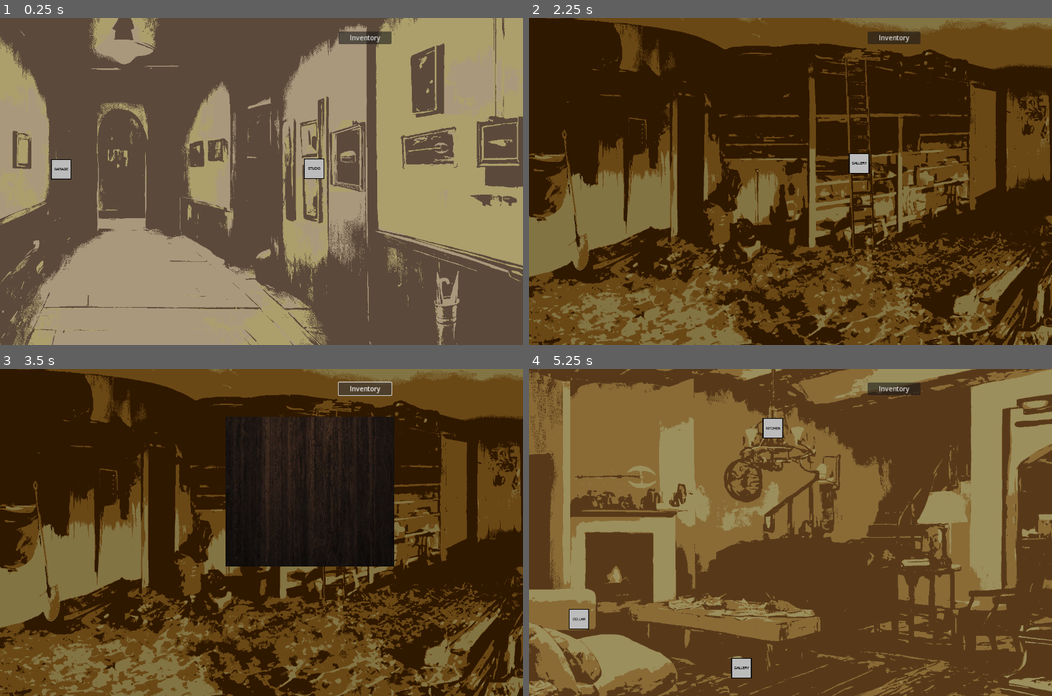
Above: before the commit, frames 1-4 (two rows, left to right).
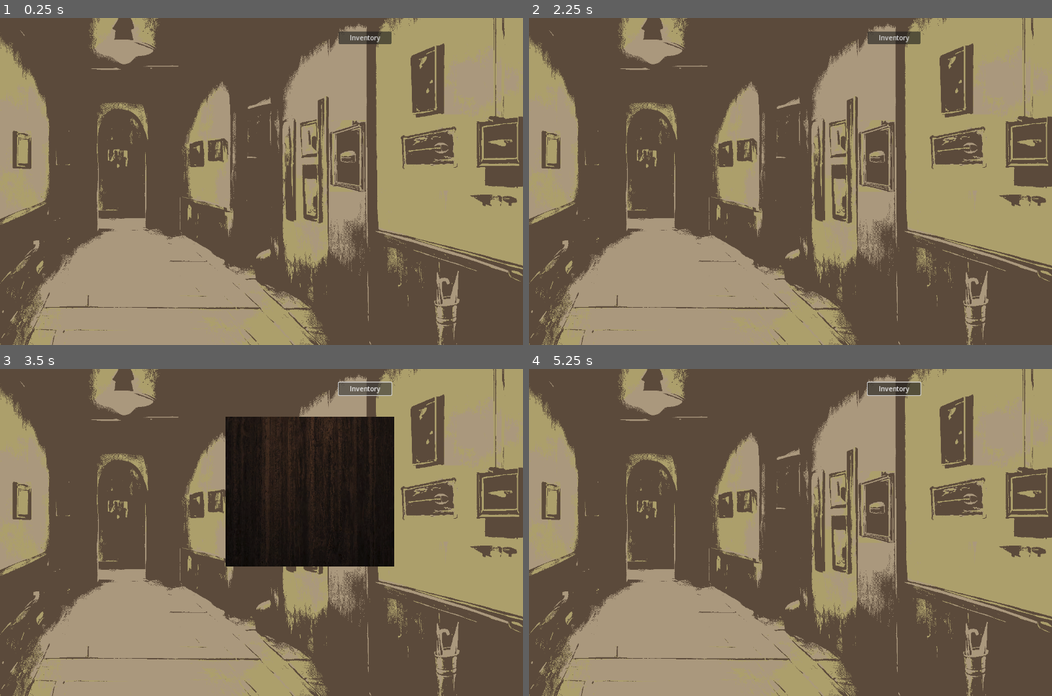
Above: after the commit, the same moments.

Repository: kielhenkelman/secrets-game
Game: Godot game, scene res://main.tscn
The game is run twice, just before and just after one commit, with the same random seed, the same clock (stepped at 60 frames per second) and the same inputs.
Inputs (mouse positions are in pixels of both pictures, inside the frame that each line leads up to):
- Up to frame 1 (0.25 s): no input
- Up to frame 2 (2.25 s): click (842, 168) at 0.52 s; click (743, 318) at 1.27 s; click (591, 168) at 2.02 s
- Up to frame 3 (3.5 s): click "Inventory" at 2.75 s
- Up to frame 4 (5.25 s): click "Inventory" at 3.5 s; click (858, 512) at 4.27 s; click (842, 519) at 5.02 s

The runs differ from the first frame. In frame 1, 0.5% of the frame differs, in the area x 9-62%, y 43-50%; in frame 2, 99%, in the area x 0-100%, y 0-100%; in frame 3, 84%; in frame 4, 94%.

Commit message:
Make certain item keys optional

Diff:
--- a/clickable_item.gd
+++ b/clickable_item.gd
@@ -75,11 +75,12 @@
 	if can_grab:
 		$ContextMenu.add_child(create_button("grab", grab_action))
 
-	for i in interactions:
-		if i['SHOW_IF'].call():
-			$ContextMenu.add_child(create_button(i['LABEL'], i['RESULT']))
+	for item in interactions:
+		if 'SHOW_IF' not in item or item['SHOW_IF'].call():
+			$ContextMenu.add_child(create_button(item['LABEL'], item['RESULT']))
 
-	$ContextMenu.add_child(create_button("inspect", inspect_action))
+	if inspect_text:
+		$ContextMenu.add_child(create_button("inspect", inspect_action))
 
 func _on_input_event(viewport: Node, event: InputEvent, shape_idx: int) -> void:
 	if event.is_action_pressed("interact") and clickable:
--- a/scenes/rooms/base_room.gd
+++ b/scenes/rooms/base_room.gd
@@ -7,13 +7,21 @@
 func create_item(data):
 	var new_item = item_template.instantiate()
 	new_item.item_name = data['NAME']
-	new_item.can_grab = data['CAN_GRAB']
-	new_item.interactions = data['INTERACTIONS']
-	new_item.inspect_text = data['INSPECT_TEXT']
 
-	if data['TEXTURE']:
+	if 'INSPECT_TEXT' in data:
+		new_item.inspect_text = data['INSPECT_TEXT']
+
+	if 'CAN_GRAB' in data:
+		new_item.can_grab = data['CAN_GRAB']
+
+	if 'INTERACTIONS' in data:
+		new_item.interactions = data['INTERACTIONS']
+
+	if 'TEXTURE' in data:
 		new_item.hitbox_texture = data['TEXTURE']['HITBOX']
-		new_item.hidden_texture = data['TEXTURE']['HIDDEN']
+
+		if 'HIDDEN' in data['TEXTURE']:
+			new_item.hidden_texture = data['TEXTURE']['HIDDEN']
 
 	if 'HIDDEN' in data['SPAWN']:
 		new_item.hide_item()
--- a/scenes/rooms/cellar.gd
+++ b/scenes/rooms/cellar.gd
@@ -19,7 +19,3 @@
 		items['VAULT'].clickable = false
 		items['GEM'].visible = true
 		items['GEM'].z_index = 2
-
-
-func _on_to_studio_pressed() -> void:
-	GameState.change_room("Studio")
--- a/scenes/rooms/cellar.tscn
+++ b/scenes/rooms/cellar.tscn
@@ -1,8 +1,7 @@
-[gd_scene load_steps=4 format=3 uid="uid://bbi2hdlokbj7y"]
+[gd_scene load_steps=3 format=3 uid="uid://bbi2hdlokbj7y"]
 
 [ext_resource type="Script" path="res://scenes/rooms/cellar.gd" id="1_utgoo"]
 [ext_resource type="Texture2D" uid="uid://dcw8q8ea0n6pr" path="res://art/room_art/cellar.png" id="2_cjonu"]
-[ext_resource type="Texture2D" uid="uid://bgllyx3bvyq8g" path="res://art/doors/to_studio.png" id="3_h0ifl"]
 
 [node name="Cellar" type="Node2D"]
 script = ExtResource("1_utgoo")
@@ -11,12 +10,3 @@
 offset_right = 1000.0
 offset_bottom = 800.0
 texture = ExtResource("2_cjonu")
-
-[node name="ToStudio" type="TextureButton" parent="."]
-offset_left = 783.0
-offset_top = 331.0
-offset_right = 833.0
-offset_bottom = 381.0
-texture_normal = ExtResource("3_h0ifl")
-
-[connection signal="pressed" from="ToStudio" to="." method="_on_to_studio_pressed"]
--- a/scenes/rooms/gallery.gd
+++ b/scenes/rooms/gallery.gd
@@ -15,9 +15,3 @@
 
 func on_flag_updated(flag: String, value: Variant):
 	pass
-
-func _on_to_studio_pressed() -> void:
-	GameState.change_room("Studio")
-
-func _on_to_garage_pressed() -> void:
-	GameState.change_room("Garage")
--- a/scenes/rooms/gallery.tscn
+++ b/scenes/rooms/gallery.tscn
@@ -1,9 +1,7 @@
-[gd_scene load_steps=5 format=3 uid="uid://r1o6eh6rfvg"]
+[gd_scene load_steps=3 format=3 uid="uid://r1o6eh6rfvg"]
 
 [ext_resource type="Script" path="res://scenes/rooms/gallery.gd" id="1_u2m8w"]
 [ext_resource type="Texture2D" uid="uid://cj3nirva0026g" path="res://art/room_art/gallery.png" id="2_5tuxe"]
-[ext_resource type="Texture2D" uid="uid://bgllyx3bvyq8g" path="res://art/doors/to_studio.png" id="3_ffsak"]
-[ext_resource type="Texture2D" uid="uid://cwxyar073gdxl" path="res://art/doors/to_garage.png" id="4_5uaxj"]
 
 [node name="Gallery" type="Node2D"]
 script = ExtResource("1_u2m8w")
@@ -12,20 +10,3 @@
 offset_right = 1000.0
 offset_bottom = 800.0
 texture = ExtResource("2_5tuxe")
-
-[node name="ToStudio" type="TextureButton" parent="."]
-offset_left = 744.0
-offset_top = 344.0
-offset_right = 794.0
-offset_bottom = 394.0
-texture_normal = ExtResource("3_ffsak")
-
-[node name="ToGarage" type="TextureButton" parent="."]
-offset_left = 125.0
-offset_top = 345.0
-offset_right = 175.0
-offset_bottom = 395.0
-texture_normal = ExtResource("4_5uaxj")
-
-[connection signal="pressed" from="ToStudio" to="." method="_on_to_studio_pressed"]
-[connection signal="pressed" from="ToGarage" to="." method="_on_to_garage_pressed"]
--- a/scenes/rooms/garage.gd
+++ b/scenes/rooms/garage.gd
@@ -15,7 +15,3 @@
 
 func on_flag_updated(flag: String, value: Variant):
 	pass
-
-
-func _on_to_gallery_pressed() -> void:
-	GameState.change_room("Gallery")
--- a/scenes/rooms/garage.tscn
+++ b/scenes/rooms/garage.tscn
@@ -1,8 +1,7 @@
-[gd_scene load_steps=4 format=3 uid="uid://d0miu0a6n7q6w"]
+[gd_scene load_steps=3 format=3 uid="uid://d0miu0a6n7q6w"]
 
 [ext_resource type="Script" path="res://scenes/rooms/garage.gd" id="1_p7ath"]
 [ext_resource type="Texture2D" uid="uid://b4tqx1xcgw8n2" path="res://art/room_art/garage.png" id="2_jj4ti"]
-[ext_resource type="Texture2D" uid="uid://b6tyscnhi2h56" path="res://art/doors/to_gallery.png" id="3_r1c6e"]
 
 [node name="Garage" type="Node2D"]
 script = ExtResource("1_p7ath")
@@ -11,12 +10,3 @@
 offset_right = 1000.0
 offset_bottom = 800.0
 texture = ExtResource("2_jj4ti")
-
-[node name="ToGallery" type="TextureButton" parent="."]
-offset_left = 783.0
-offset_top = 331.0
-offset_right = 833.0
-offset_bottom = 381.0
-texture_normal = ExtResource("3_r1c6e")
-
-[connection signal="pressed" from="ToGallery" to="." method="_on_to_gallery_pressed"]
--- a/scenes/rooms/kitchen.gd
+++ b/scenes/rooms/kitchen.gd
@@ -16,8 +16,3 @@
 
 func on_flag_updated(flag: String, value: Variant):
 	pass
-
-
-func _on_to_studio_pressed() -> void:
-	print("kitchen._on_to_studio_pressed()")
-	GameState.change_room("Studio")
--- a/scenes/rooms/kitchen.tscn
+++ b/scenes/rooms/kitchen.tscn
@@ -1,8 +1,7 @@
-[gd_scene load_steps=4 format=3 uid="uid://cbncwyn5gywf6"]
+[gd_scene load_steps=3 format=3 uid="uid://cbncwyn5gywf6"]
 
 [ext_resource type="Script" path="res://scenes/rooms/kitchen.gd" id="1_wt3um"]
 [ext_resource type="Texture2D" uid="uid://ctc8ipf0irhct" path="res://art/room_art/kitchen.png" id="2_kvq12"]
-[ext_resource type="Texture2D" uid="uid://bgllyx3bvyq8g" path="res://art/doors/to_studio.png" id="3_tv3jn"]
 
 [node name="Kitchen" type="Node2D"]
 script = ExtResource("1_wt3um")
@@ -11,12 +10,3 @@
 offset_right = 1000.0
 offset_bottom = 800.0
 texture = ExtResource("2_kvq12")
-
-[node name="ToStudio" type="TextureButton" parent="."]
-offset_left = 783.0
-offset_top = 331.0
-offset_right = 833.0
-offset_bottom = 381.0
-texture_normal = ExtResource("3_tv3jn")
-
-[connection signal="pressed" from="ToStudio" to="." method="_on_to_studio_pressed"]
--- a/scenes/rooms/studio.gd
+++ b/scenes/rooms/studio.gd
@@ -15,15 +15,3 @@
 
 func on_flag_updated(flag: String, value: Variant):
 	pass
-
-
-func _on_to_gallery_pressed() -> void:
-	GameState.change_room("Gallery")
-
-
-func _on_to_kitchen_pressed() -> void:
-	GameState.change_room("Kitchen")
-
-
-func _on_to_cellar_pressed() -> void:
-	GameState.change_room("Cellar")
--- a/scenes/rooms/studio.tscn
+++ b/scenes/rooms/studio.tscn
@@ -1,10 +1,7 @@
-[gd_scene load_steps=6 format=3 uid="uid://cphink22g4o52"]
+[gd_scene load_steps=3 format=3 uid="uid://cphink22g4o52"]
 
 [ext_resource type="Script" path="res://scenes/rooms/studio.gd" id="1_uxnmh"]
 [ext_resource type="Texture2D" uid="uid://c0ualgxts73g" path="res://art/room_art/studio.png" id="2_kpajr"]
-[ext_resource type="Texture2D" uid="uid://b6tyscnhi2h56" path="res://art/doors/to_gallery.png" id="3_xj6xc"]
-[ext_resource type="Texture2D" uid="uid://34hk23kea33e" path="res://art/doors/to_cellar.png" id="4_jpunm"]
-[ext_resource type="Texture2D" uid="uid://c2y8so348ph7t" path="res://art/doors/to_kitchen.png" id="5_wpkej"]
 
 [node name="Studio" type="Node2D"]
 script = ExtResource("1_uxnmh")
@@ -13,28 +10,3 @@
 offset_right = 1000.0
 offset_bottom = 800.0
 texture = ExtResource("2_kpajr")
-
-[node name="ToGallery" type="TextureButton" parent="."]
-offset_left = 495.0
-offset_top = 707.0
-offset_right = 545.0
-offset_bottom = 757.0
-texture_normal = ExtResource("3_xj6xc")
-
-[node name="ToCellar" type="TextureButton" parent="."]
-offset_left = 97.0
-offset_top = 587.0
-offset_right = 147.0
-offset_bottom = 637.0
-texture_normal = ExtResource("4_jpunm")
-
-[node name="ToKitchen" type="TextureButton" parent="."]
-offset_left = 572.0
-offset_top = 120.0
-offset_right = 612.0
-offset_bottom = 160.0
-texture_normal = ExtResource("5_wpkej")
-
-[connection signal="pressed" from="ToGallery" to="." method="_on_to_gallery_pressed"]
-[connection signal="pressed" from="ToCellar" to="." method="_on_to_cellar_pressed"]
-[connection signal="pressed" from="ToKitchen" to="." method="_on_to_kitchen_pressed"]
